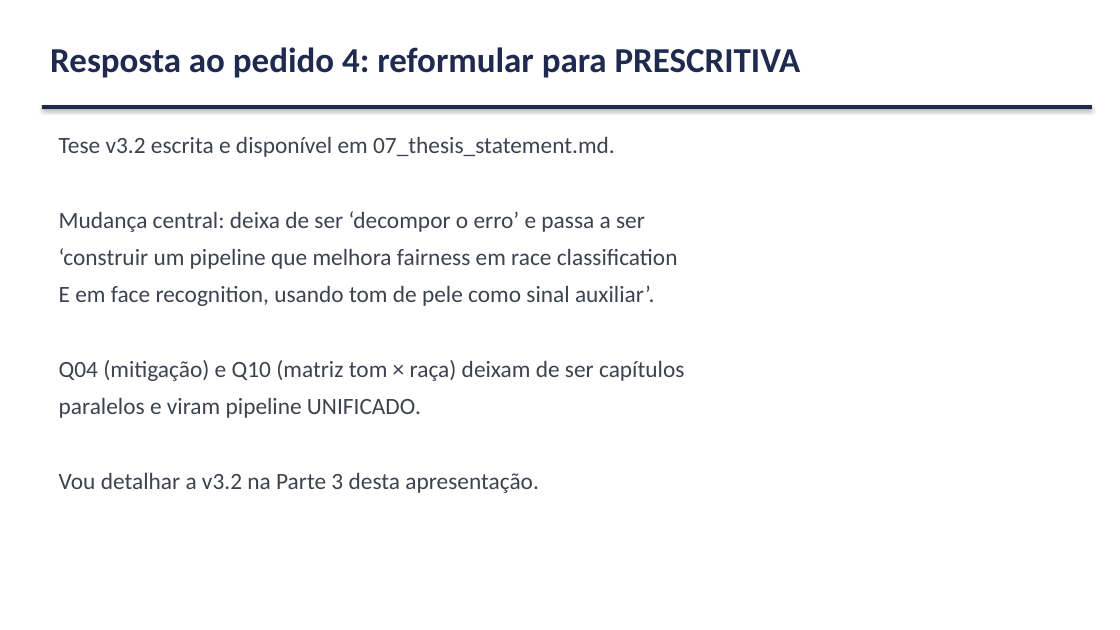
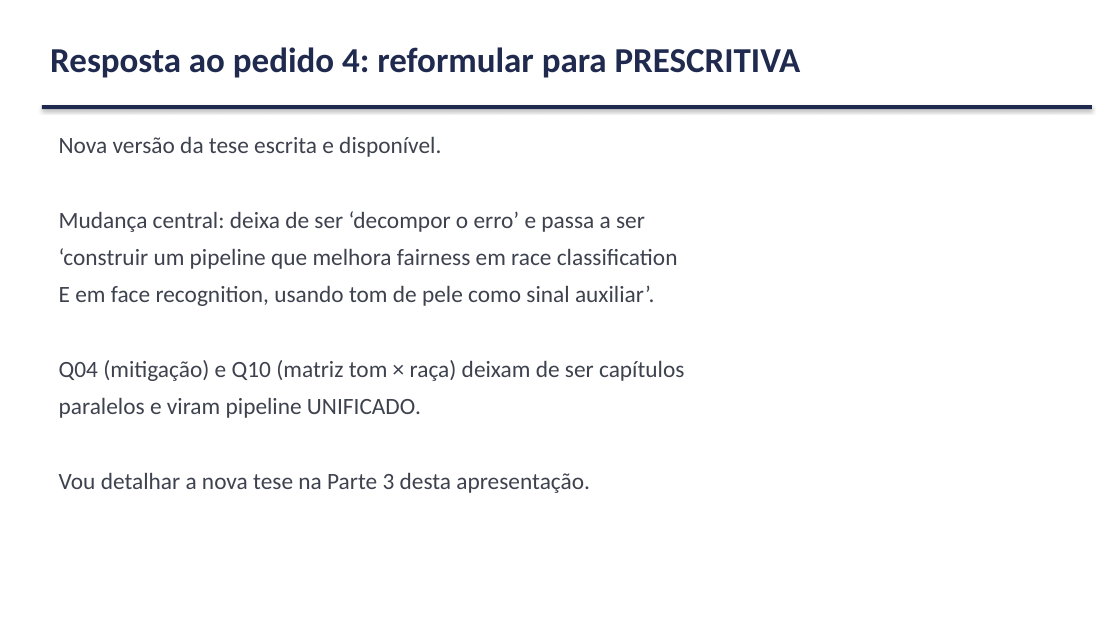
Before and after one commit to marcellozzetti/Facial-Recognition-Models-Mitigating-Bias, a slide deck: slide 11 of docs/ativo/material_reuniao_orientador_v3.2.1.pptx. Drawn at 1120x630 pixels with LibreOffice and Linux fonts; fonts in the diff are those of the drawing. Boxes give left, top, right and bottom in pixels: in the first picture for what was removed or moved away, otherwise in the second. Text is boxed around its words. In the diff, an @@ line names an element or a change of style, - is before the commit and + after.

```diff
--- a/docs/ativo/material_reuniao_orientador_v3.2.1.pptx
+++ b/docs/ativo/material_reuniao_orientador_v3.2.1.pptx
@@ text at (59, 137, 441, 157): text changed @@
-Tese v3.2 escrita e disponível em 07_thesis_statement.md.
+Nova versão da tese escrita e disponível.
@@ text at (59, 473, 590, 493): text changed @@
-Vou detalhar a v3.2 na Parte 3 desta apresentação.
+Vou detalhar a nova tese na Parte 3 desta apresentação.
```
Also in this commit, not shown: 15 other slides changed, 1 other file.
